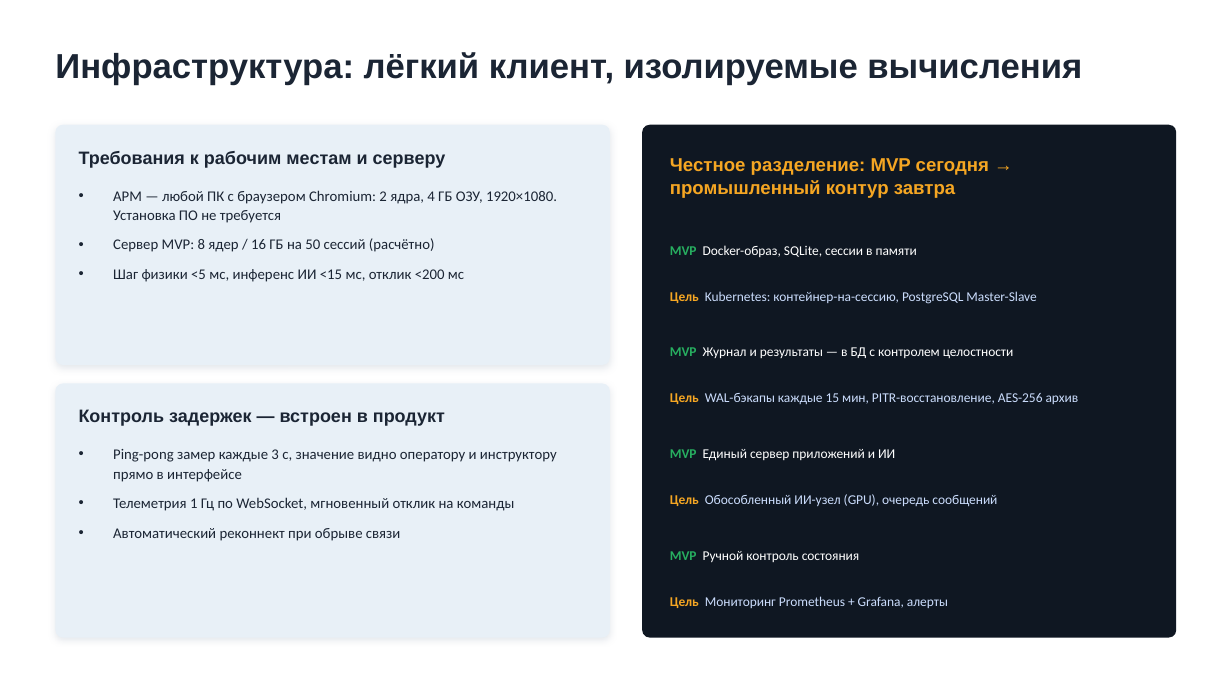
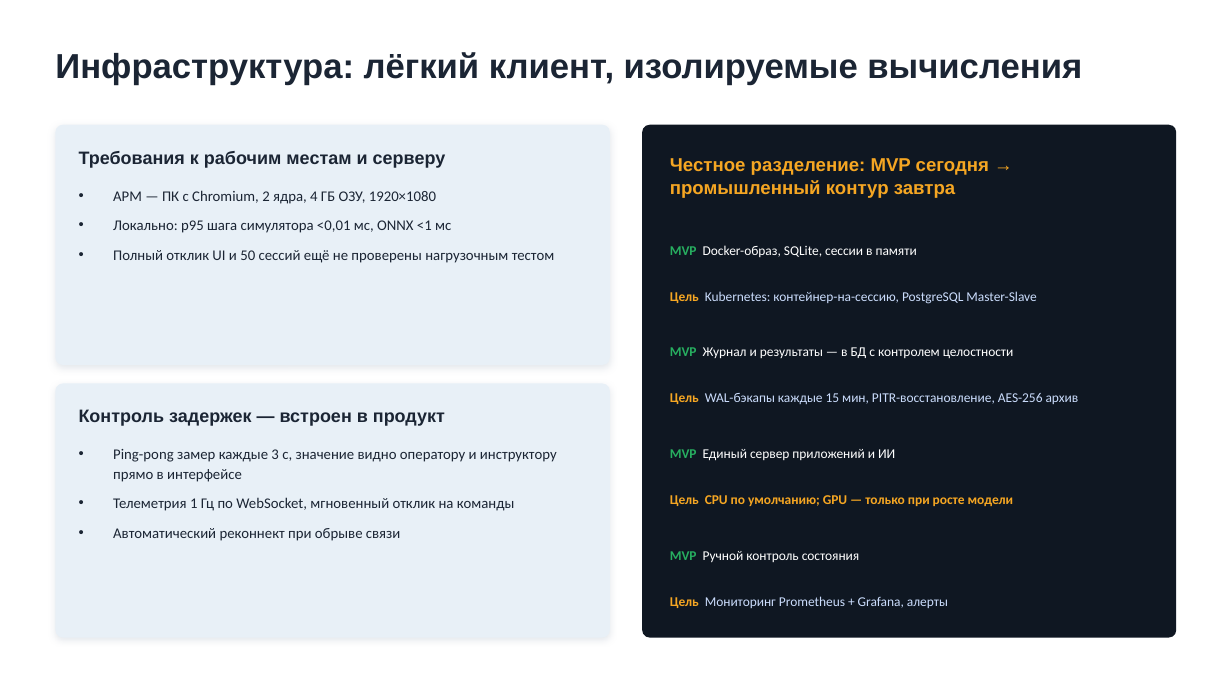
Before and after one commit to Arladnice/elou-avt-smart-tutor, a slide deck: slide 8 of docs/presentations/ELOU_AVT_Smart_Tutor.pptx. Drawn at 1232x693 pixels with LibreOffice and Linux fonts; fonts in the diff are those of the drawing. Boxes give left, top, right and bottom in pixels: in the first picture for what was removed or moved away, otherwise in the second. Text is boxed around its words. In the diff, an @@ line names an element or a change of style, - is before the commit and + after.

```diff
--- a/docs/presentations/ELOU_AVT_Smart_Tutor.pptx
+++ b/docs/presentations/ELOU_AVT_Smart_Tutor.pptx
@@ text at (113,190,555,263): text changed @@
-• АРМ — любой ПК с браузером Chromium: 2 ядра, 4 ГБ ОЗУ, 1920×1080. Установка ПО не требуется
-• Сервер MVP: 8 ядер / 16 ГБ на 50 сессий (расчётно)
-• Шаг физики <5 мс, инференс ИИ <15 мс, отклик <200 мс
+• АРМ — ПК с Chromium, 2 ядра, 4 ГБ ОЗУ, 1920×1080
+• Локально: p95 шага симулятора <0,01 мс, ONNX <1 мс
+• Полный отклик UI и 50 сессий ещё не проверены нагрузочным тестом
@@ text at (670,495,1013,506): text changed; text colour #CADCFC to #F5A623; bold on @@
-Цель Обособленный ИИ-узел (GPU), очередь сообщений
+Цель CPU по умолчанию; GPU — только при росте модели
```
Also in this commit, not shown: 9 other slides changed, 27 other files.
